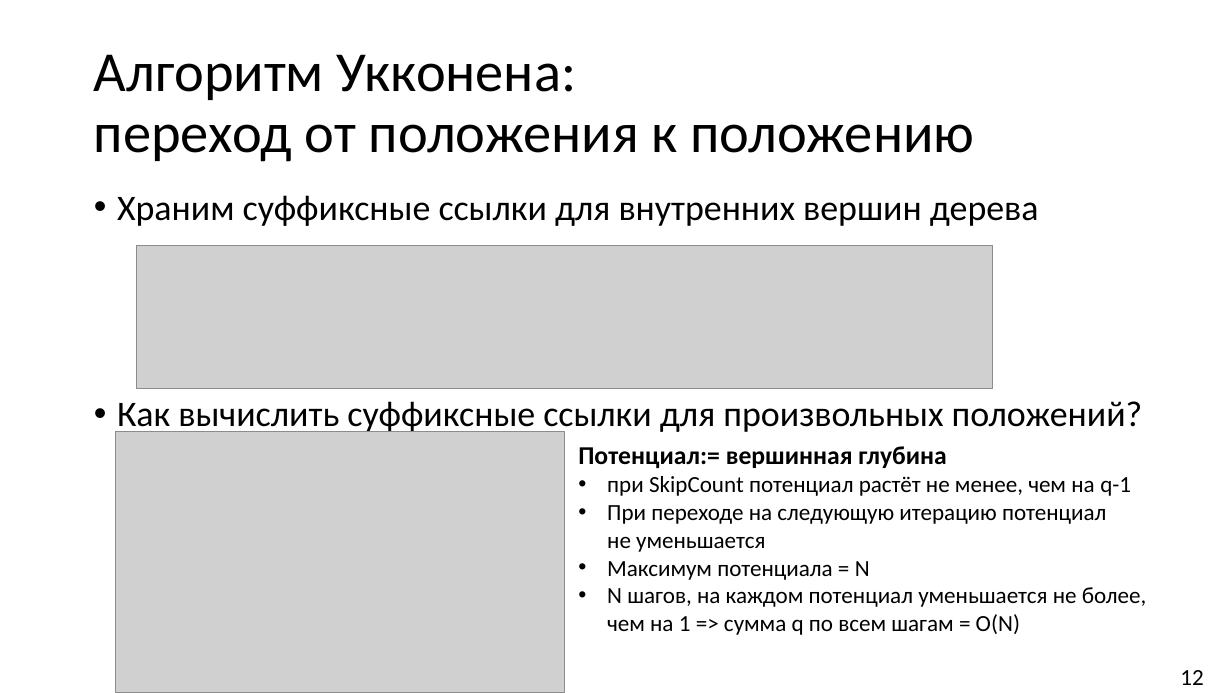
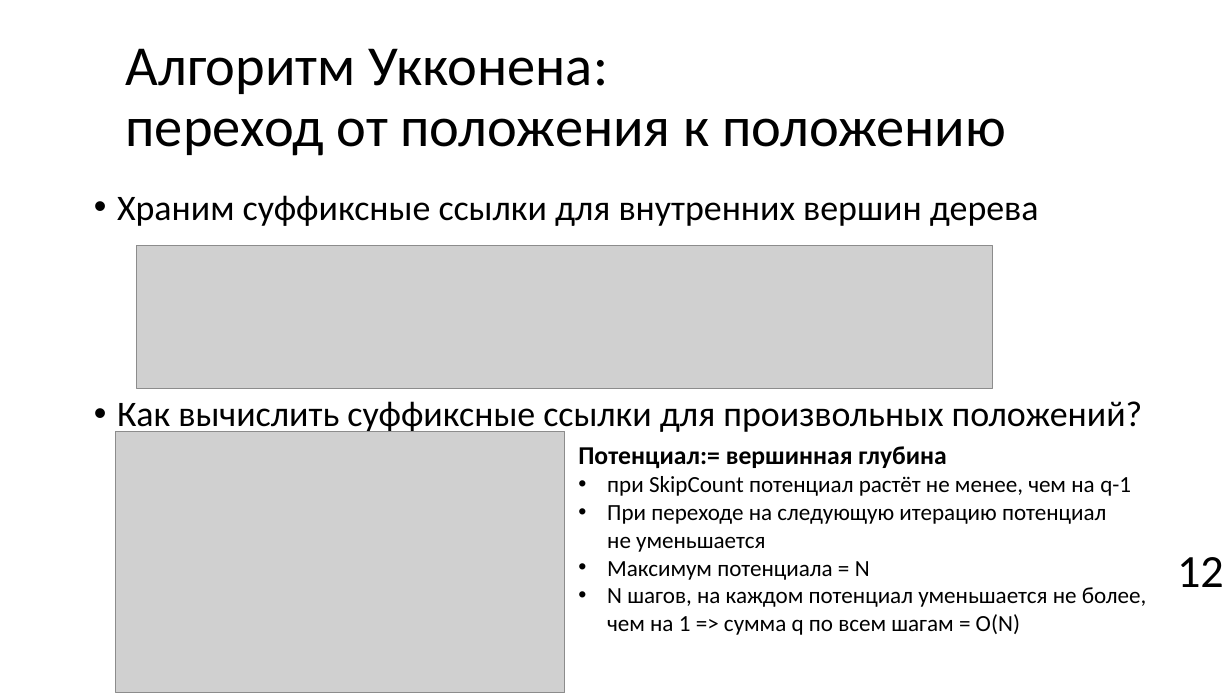
Before and after one commit to Pompon-Den/Suff-Tree-Algorithm-Ykkonen, a slide deck: slide 13 of Algorithm Ykkonena.pptx. Drawn at 1232x693 pixels with LibreOffice and Linux fonts; fonts in the diff are those of the drawing; grey boxes stand for pictures; background and template pictures are left out. Boxes give left, top, right and bottom in pixels: in the first picture for what was removed or moved away, otherwise in the second. Text is boxed around its words. In the diff, an @@ line names an element or a change of style, - is before the commit and + after.

```diff
--- a/Algorithm Ykkonena.pptx
+++ b/Algorithm Ykkonena.pptx
@@ title "Алгоритм Укконена: переход от положения ...": place and size @@
-title "Алгоритм Укконена: переход от положения ..." at [94, 54, 975, 162]
+title "Алгоритм Укконена: переход от положения ..." at [126, 48, 1006, 156]
@@ text "12": place and size @@
-text "12" at [1180, 670, 1203, 685]
+text "12" at [1177, 557, 1224, 587]
@@ text "12" at [1177, 557, 1224, 587]: size 18 to 36 pt; more space between paragraphs @@
```
Also in this commit, not shown: 13 other slides changed, 1 slide added, 9 slides removed, 5 other files.
